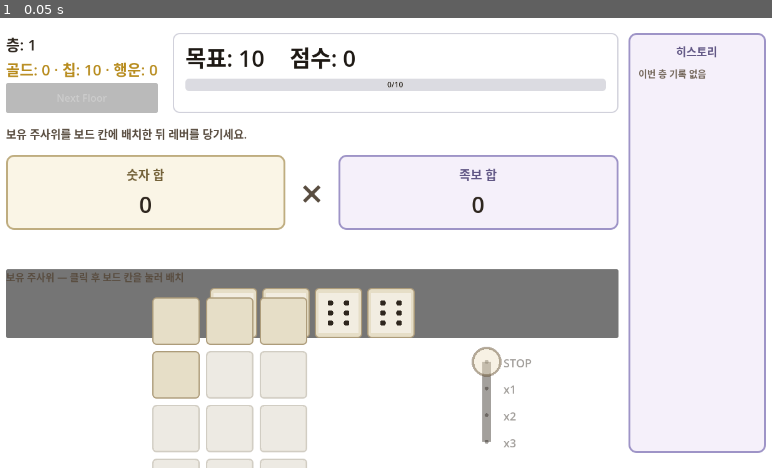
Above: before the commit, frame 1.
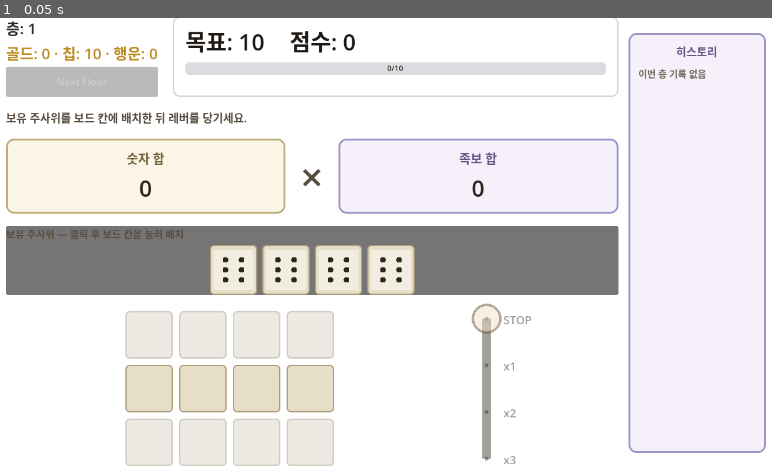
Above: after the commit, the same moment.

Repository: NyongNyongNyong/cat_dice_game
Game: Godot game, scene res://scenes/game/main.tscn
Two runs of this game, one before a commit and one after it. Both use one fixed random seed, a clock stepped at 60 frames per second and the inputs below.
Inputs:
- Up to frame 1 (0.05 s): no input

The runs differ from the first frame. In frame 1, 32% of the frame differs, in the area x 0-81%, y 0-100%.

Commit message:
fix: center starting board slots

Diff:
--- a/game/scenes/game/run_scene.tscn
+++ b/game/scenes/game/run_scene.tscn
@@ -301,7 +301,7 @@
 
 [node name="DiceRow" type="Control" parent="MarginContainer/VBox/HBoxContainer" unique_id=1606424428]
 unique_name_in_owner = true
-custom_minimum_size = Vector2(0, 80)
+custom_minimum_size = Vector2(380, 260)
 layout_mode = 2
 size_flags_horizontal = 3
 size_flags_vertical = 3
@@ -317,7 +317,7 @@
 [node name="BoardGrid" type="GridContainer" parent="MarginContainer/VBox/HBoxContainer/DiceRow/CenterContainer" unique_id=1249398557]
 unique_name_in_owner = true
 layout_mode = 2
-columns = 3
+columns = 4
 theme_override_constants/h_separation = 10
 theme_override_constants/v_separation = 10
 
--- a/game/scripts/autoload/run_manager.gd
+++ b/game/scripts/autoload/run_manager.gd
@@ -11,11 +11,16 @@
 const INITIAL_CHIPS: int = 10
 
 # v0.2 board (GDD §4.1)
-const BOARD_COLS: int = 3
-const BOARD_ROWS: int = 4
+const BOARD_COLS: int = 4
+const BOARD_ROWS: int = 3
 const BOARD_CELLS: int = BOARD_COLS * BOARD_ROWS
 const STARTING_UNLOCKED_SLOTS: int = 4
 const MAX_OWNED_DICE: int = 8
+const BOARD_UNLOCK_ORDER: Array[int] = [
+	4, 5, 6, 7,
+	8, 9, 10, 11,
+	0, 1, 2, 3,
+]
 
 var current_floor: int = 1
 var target_score: int = 10
@@ -66,7 +71,8 @@
 
 
 func is_slot_unlocked(cell: int) -> bool:
-	return cell >= 0 and cell < unlocked_slots
+	var order_index := BOARD_UNLOCK_ORDER.find(cell)
+	return order_index >= 0 and order_index < unlocked_slots
 
 
 # 슬롯 해금 비용·상점 연동은 GDD §11 미정. 구조만 제공.
--- a/game/scripts/core/board_spec_test.gd
+++ b/game/scripts/core/board_spec_test.gd
@@ -9,41 +9,40 @@
 	var rm: Node = RunManagerScript.new()
 	rm.start_run()
 
-	# 시작 상태: 4칸 해금, 빈 보드, 보유 4개
 	_expect(rm.get_unlocked_slot_count() == RunManagerScript.STARTING_UNLOCKED_SLOTS, "start unlocked = 4")
 	_expect(rm.board_placement.size() == RunManagerScript.BOARD_CELLS, "board has 12 cells")
+	_expect(RunManagerScript.BOARD_COLS == 4, "board has 4 columns")
+	_expect(RunManagerScript.BOARD_ROWS == 3, "board has 3 rows")
 	_expect(rm.get_placed_count() == 0, "start placed = 0")
 	_expect(rm.get_owned_dice_count() == 4, "starter owns 4")
 
-	# 잠금 칸(>=4)에는 배치 불가
-	_expect(rm.place_die(0, 5) == false, "cannot place on locked cell 5")
+	_expect(rm.place_die(0, 0) == false, "cannot place on locked top-row cell 0")
 	_expect(rm.get_placed_count() == 0, "locked placement no-op")
 
-	# 해금 칸 배치
-	_expect(rm.place_die(0, 0) == true, "place owned 0 -> cell 0")
-	_expect(rm.get_owned_index_at(0) == 0, "cell 0 holds owned 0")
-	_expect(rm.place_die(1, 3) == true, "place owned 1 -> cell 3")
+	_expect(rm.is_slot_unlocked(4) == true, "middle row cell 4 unlocked")
+	_expect(rm.is_slot_unlocked(7) == true, "middle row cell 7 unlocked")
+	_expect(rm.is_slot_unlocked(8) == false, "bottom row cell 8 locked at start")
+	_expect(rm.place_die(0, 4) == true, "place owned 0 -> cell 4")
+	_expect(rm.get_owned_index_at(4) == 0, "cell 4 holds owned 0")
+	_expect(rm.place_die(1, 7) == true, "place owned 1 -> cell 7")
 	_expect(rm.get_placed_count() == 2, "placed = 2")
 	_expect(rm.get_placed_dice().size() == 2, "placed dice resources = 2")
 	var placed_order: Array = rm.get_placed_owned_indices()
 	_expect(placed_order.size() == 2 and placed_order[0] == 0 and placed_order[1] == 1, "placed order by cell")
 
-	# 같은 주사위 이동 (cell 0 -> cell 1)
-	_expect(rm.place_die(0, 1) == true, "move owned 0 -> cell 1")
-	_expect(rm.get_owned_index_at(0) == -1, "cell 0 now empty")
-	_expect(rm.get_owned_index_at(1) == 0, "cell 1 holds owned 0")
+	_expect(rm.place_die(0, 5) == true, "move owned 0 -> cell 5")
+	_expect(rm.get_owned_index_at(4) == -1, "cell 4 now empty")
+	_expect(rm.get_owned_index_at(5) == 0, "cell 5 holds owned 0")
 	_expect(rm.get_placed_count() == 2, "still 2 placed after move")
 
-	# 회수
-	_expect(rm.clear_cell(1) == true, "clear cell 1")
+	_expect(rm.clear_cell(5) == true, "clear cell 5")
 	_expect(rm.get_placed_count() == 1, "placed = 1 after clear")
-	_expect(rm.clear_cell(1) == false, "clear empty cell no-op")
+	_expect(rm.clear_cell(5) == false, "clear empty cell no-op")
 
-	# 슬롯 해금
-	_expect(rm.place_die(2, 4) == false, "cell 4 locked before unlock")
-	_expect(rm.unlock_next_slot() == true, "unlock slot 5")
+	_expect(rm.place_die(2, 8) == false, "cell 8 locked before unlock")
+	_expect(rm.unlock_next_slot() == true, "unlock fifth slot")
 	_expect(rm.get_unlocked_slot_count() == 5, "unlocked = 5")
-	_expect(rm.place_die(2, 4) == true, "cell 4 placeable after unlock")
+	_expect(rm.place_die(2, 8) == true, "cell 8 placeable after unlock")
 
 	rm.free()
 
--- a/game/scripts/ui/run_scene.gd
+++ b/game/scripts/ui/run_scene.gd
@@ -103,6 +103,7 @@
 	for child in _board_grid.get_children():
 		child.queue_free()
 	_board_cells.clear()
+	_board_grid.columns = RunManager.BOARD_COLS
 
 	for cell in RunManager.BOARD_CELLS:
 		var slot = DICE_SLOT_SCENE.instantiate()
